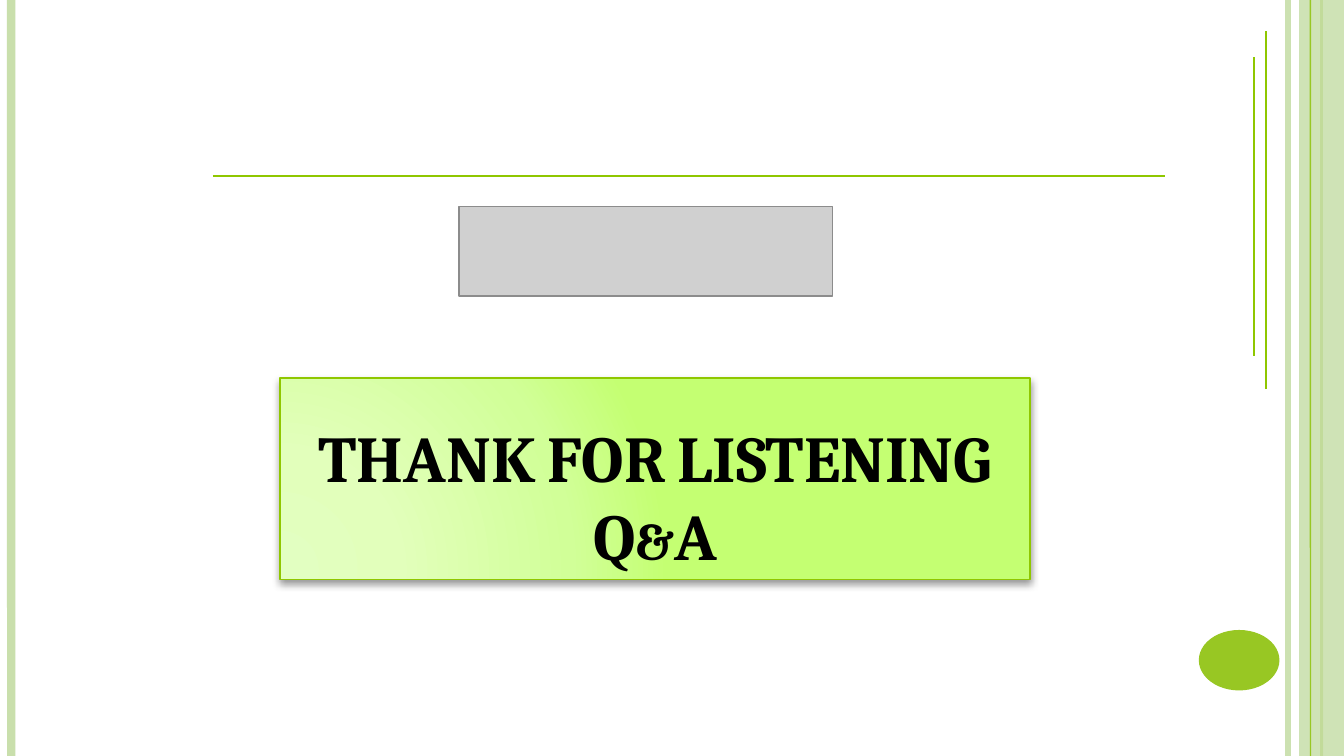
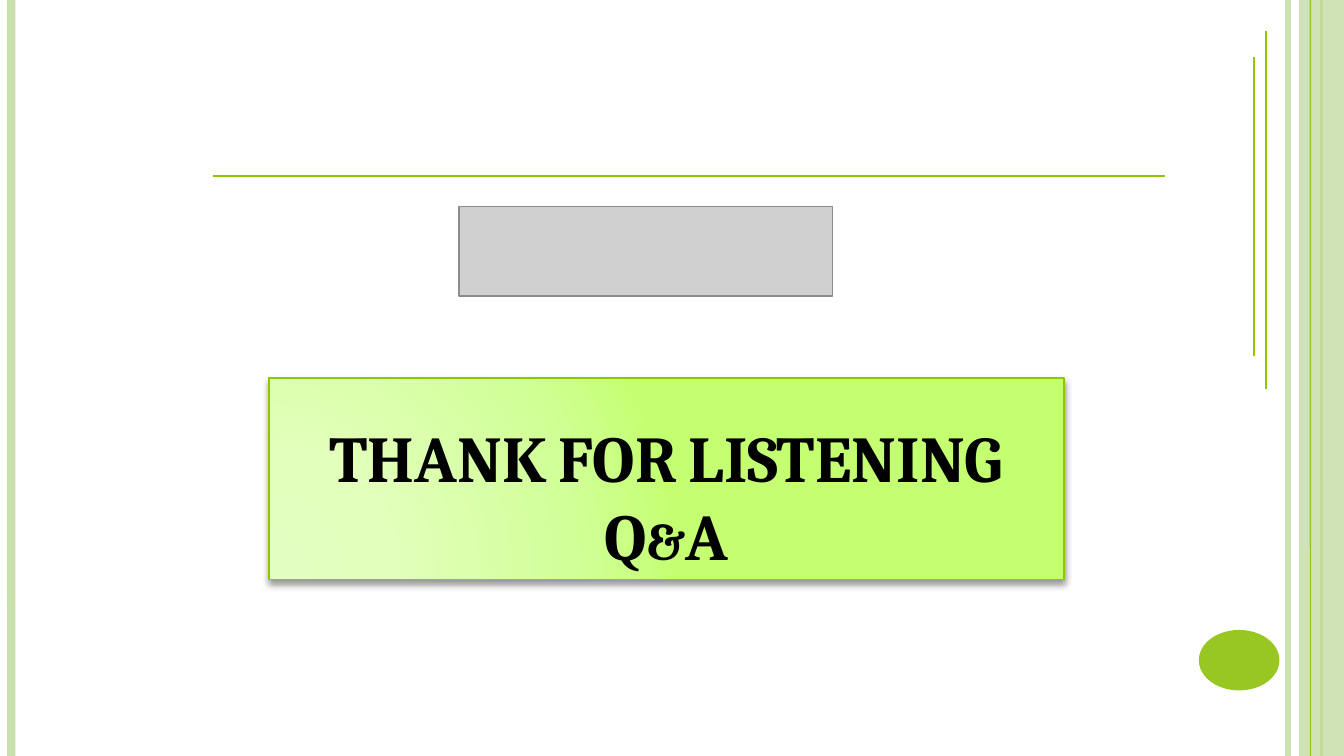
Before and after one commit to DanhLT2/Slide-Unistar, a slide deck: slide 55 of Slide-UniStar/UniStar.pptx. Drawn at 1344x756 pixels with LibreOffice and Linux fonts; fonts in the diff are those of the drawing; grey boxes stand for pictures. Boxes give left, top, right and bottom in pixels: in the first picture for what was removed or moved away, otherwise in the second. Text is boxed around its words. In the diff, an @@ line names an element or a change of style, - is before the commit and + after.

Commit message:
zzzz

```diff
--- a/Slide-UniStar/UniStar.pptx
+++ b/Slide-UniStar/UniStar.pptx
@@ title "THANK FOR LISTENING Q&A": place and size @@
-title "THANK FOR LISTENING Q&A" at bbox=[280, 378, 1030, 579]
+title "THANK FOR LISTENING Q&A" at bbox=[269, 378, 1064, 579]
```
